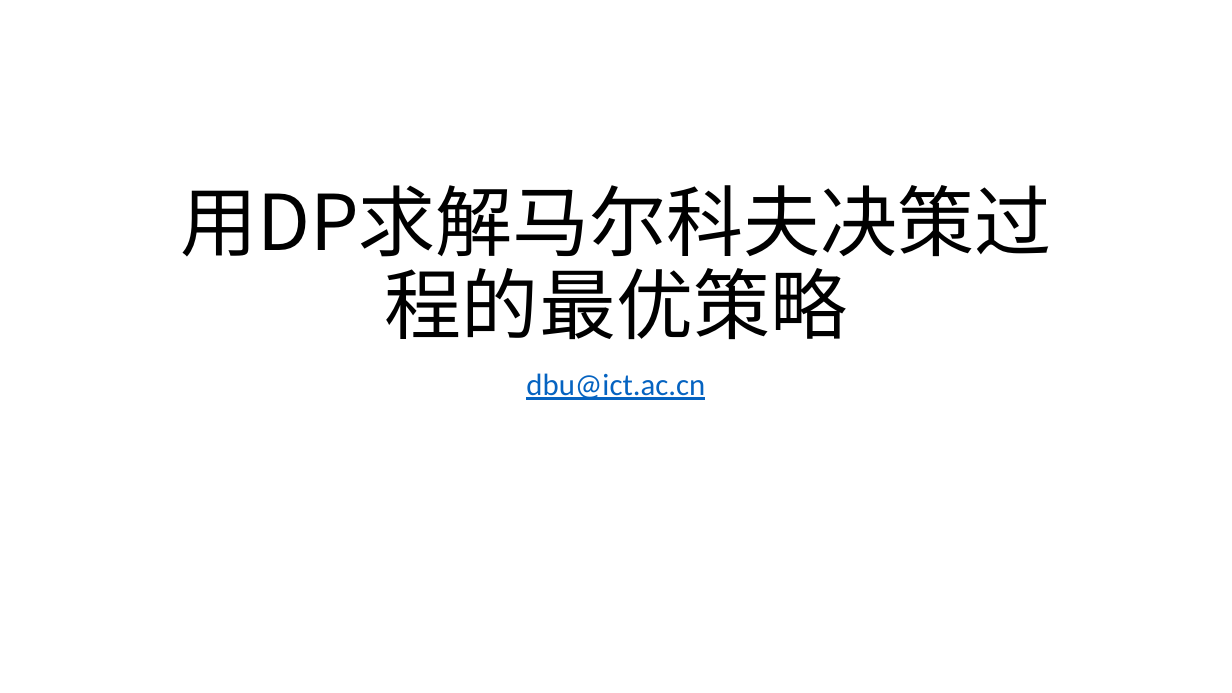
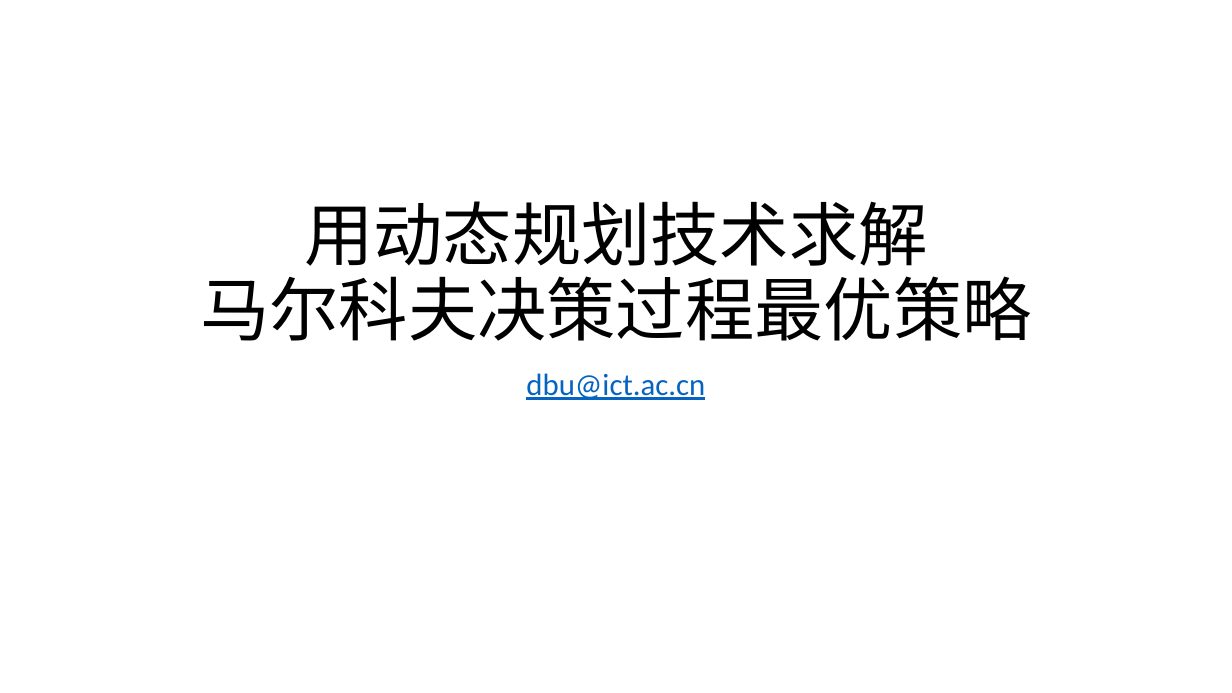
Before and after one commit to deltadbu/UCAS_algorithm_course, a slide deck: slide 1 of Lectures/Lec6-MDP-DP.pptx. Drawn at 1232x693 pixels with LibreOffice and Linux fonts; fonts in the diff are those of the drawing. Boxes give left, top, right and bottom in pixels: in the first picture for what was removed or moved away, otherwise in the second. Text is boxed around its words. In the diff, an @@ line names an element or a change of style, - is before the commit and + after.

```diff
--- a/Lectures/Lec6-MDP-DP.pptx
+++ b/Lectures/Lec6-MDP-DP.pptx
@@ title at box(200, 201, 1032, 341): text changed; size 60 to 54 pt @@
-用DP求解马尔科夫决策过程的最优策略
+用动态规划技术求解
+马尔科夫决策过程最优策略
```
Also in this commit, not shown: 9 other files.
